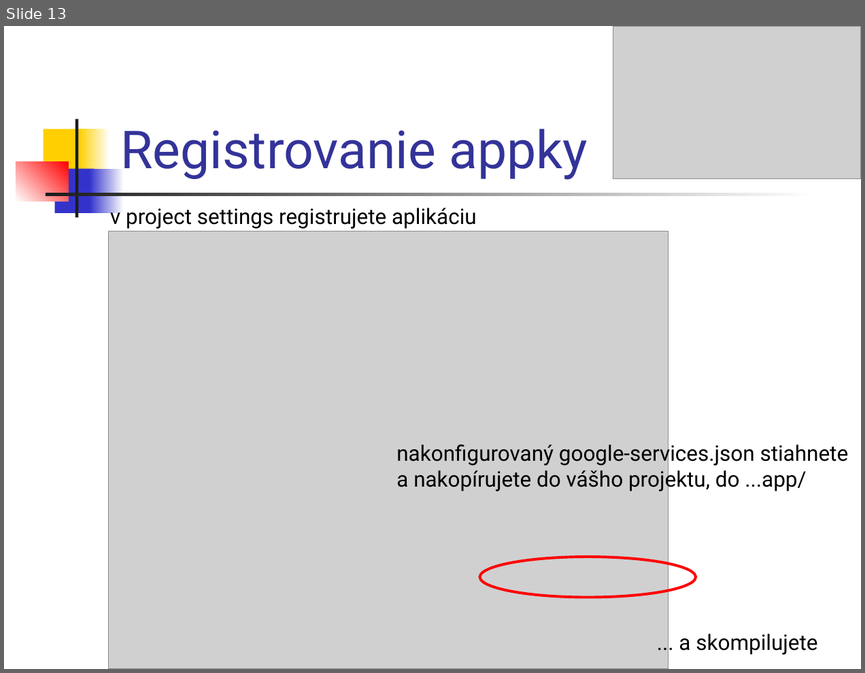
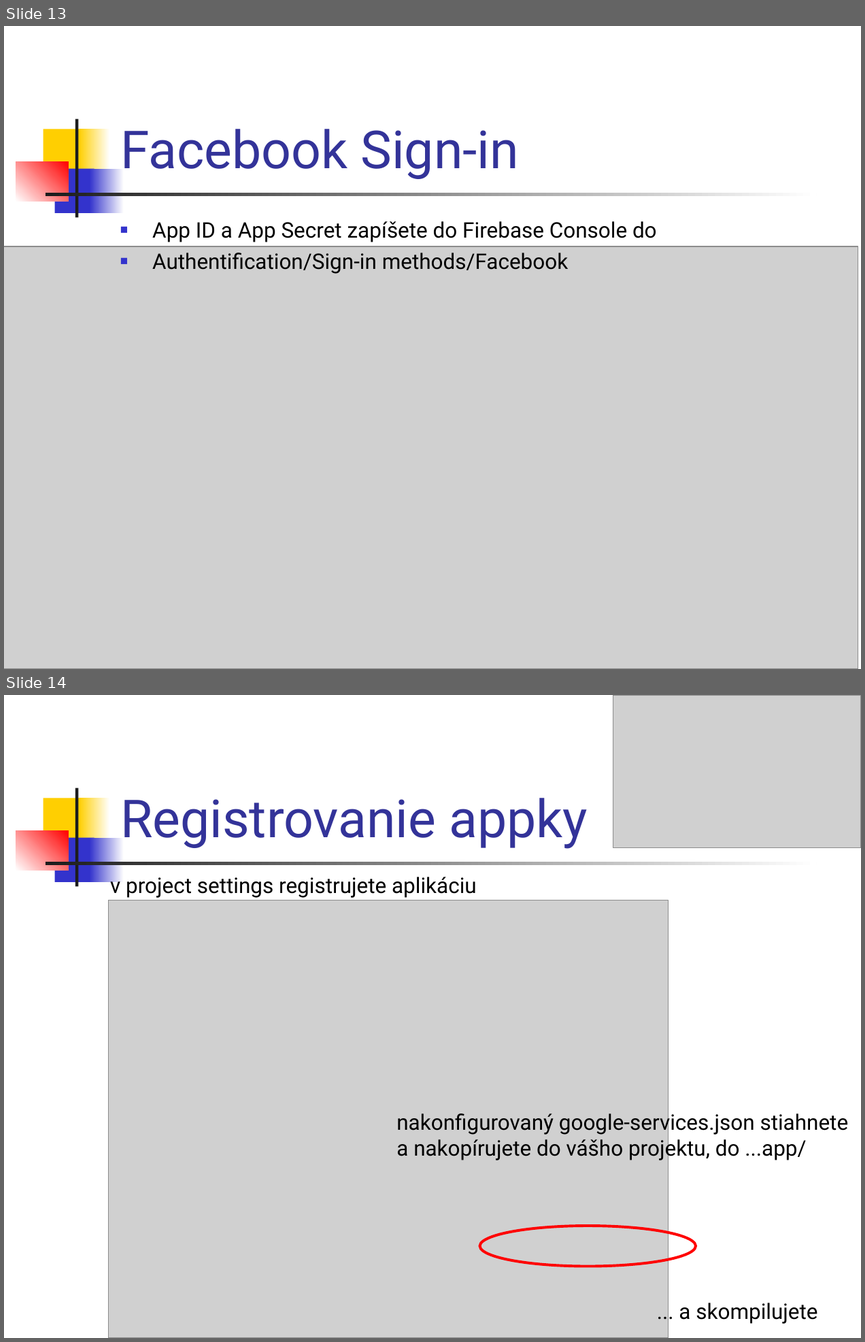
Before and after one commit to vmandro/Prednasky, a slide deck: 11/11_Android.ppt. Shown one above the other, each under a label of ours: slide 13 before the commit, slides 13 and 14 after it. The pictures are 865x673 and 865x1342 pixels, drawn with LibreOffice and Linux fonts; fonts in the diff are those of the drawing; grey boxes stand for pictures. Boxes give left, top, right and bottom in pixels: in the first picture for what was removed or moved away, otherwise in the second. Text is boxed around its words. In the diff, an @@ line names an element or a change of style, - is before the commit and + after.

```diff
--- a/11/11_Android.ppt
+++ b/11/11_Android.ppt
@@ slide 13 added at [4, 26, 861, 669], background #FFFFFF; not listed: 7 template elements that a slide beside it also shows @@
@@ title added at [120, 129, 519, 179], 44 pt, text #333399 @@
+Facebook Sign-in
@@ text added at [152, 221, 657, 274], 18 pt, text #000000 @@
+■ App ID a App Secret zapíšete do Firebase Console do
+■ Authentification/Sign-in methods/Facebook
@@ picture added at [4, 246, 858, 669] @@
@@ what was slide 13 is now slide 14 @@
```
Also in this commit, not shown: 6 slides changed, 3 other slides added, 3 slides removed, 5 other files.
